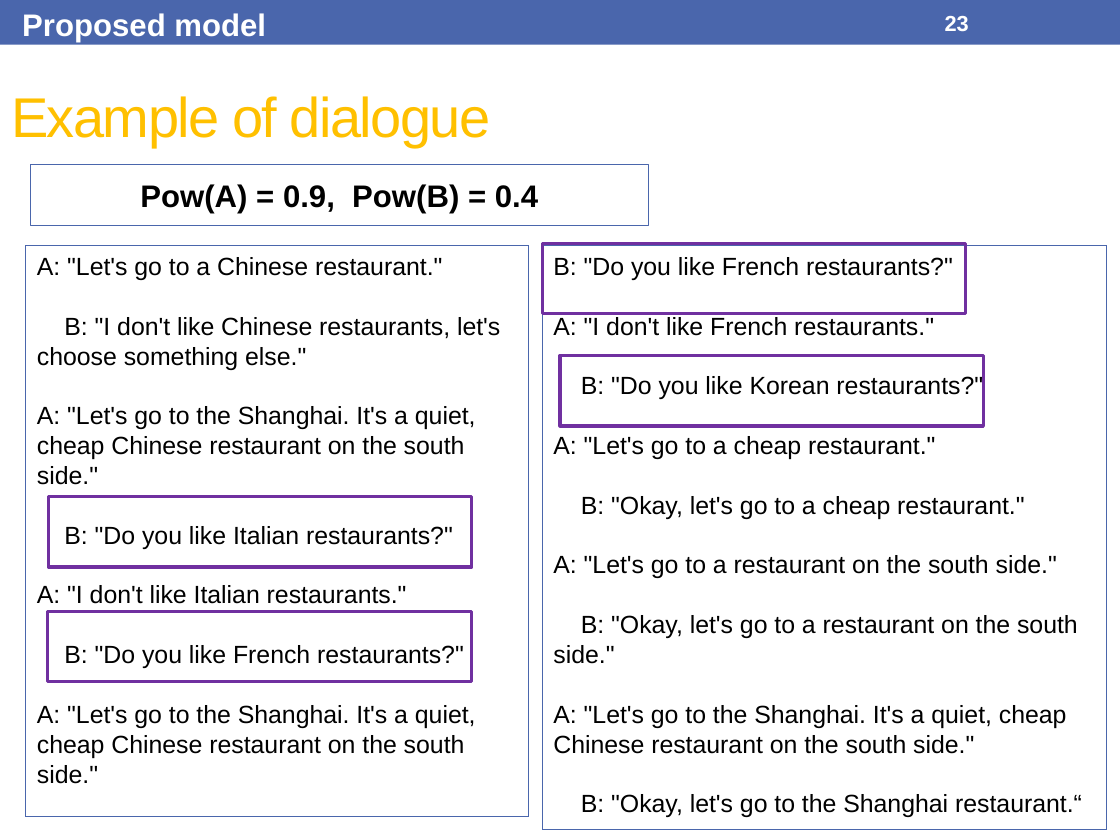
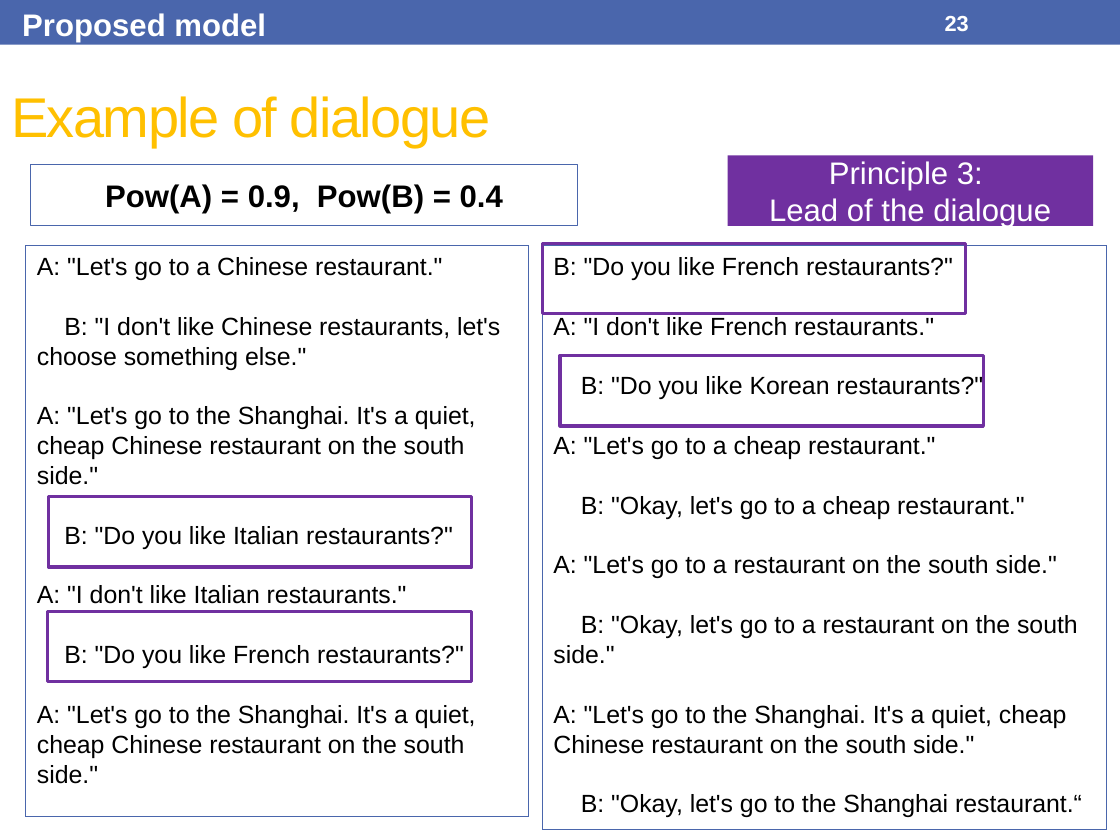
Before and after one commit to Olydia/Discolog, a slide deck: slide 23 of papers/Presentations/IVA17/IVA17.pptx. Drawn at 1120x840 pixels with LibreOffice and Linux fonts; fonts in the diff are those of the drawing. Boxes give left, top, right and bottom in pixels: in the first picture for what was removed or moved away, otherwise in the second. Text is boxed around its words. In the diff, an @@ line names an element or a change of style, - is before the commit and + after.

```diff
--- a/papers/Presentations/IVA17/IVA17.pptx
+++ b/papers/Presentations/IVA17/IVA17.pptx
@@ rectangle "Pow(A) = 0.9, Pow(B) = ...": place and size @@
-rectangle "Pow(A) = 0.9, Pow(B) = ..." at (31,165,648,226)
+rectangle "Pow(A) = 0.9, Pow(B) = ..." at (31,165,578,226)
@@ rectangle added at (728,156,1093,226), fill #7030A0, 20 pt, text #FFFFFF @@
+Principle 3:
+Lead of the dialogue
```
Also in this commit, not shown: 8 other slides changed, 1 slide added, 1 other file.
